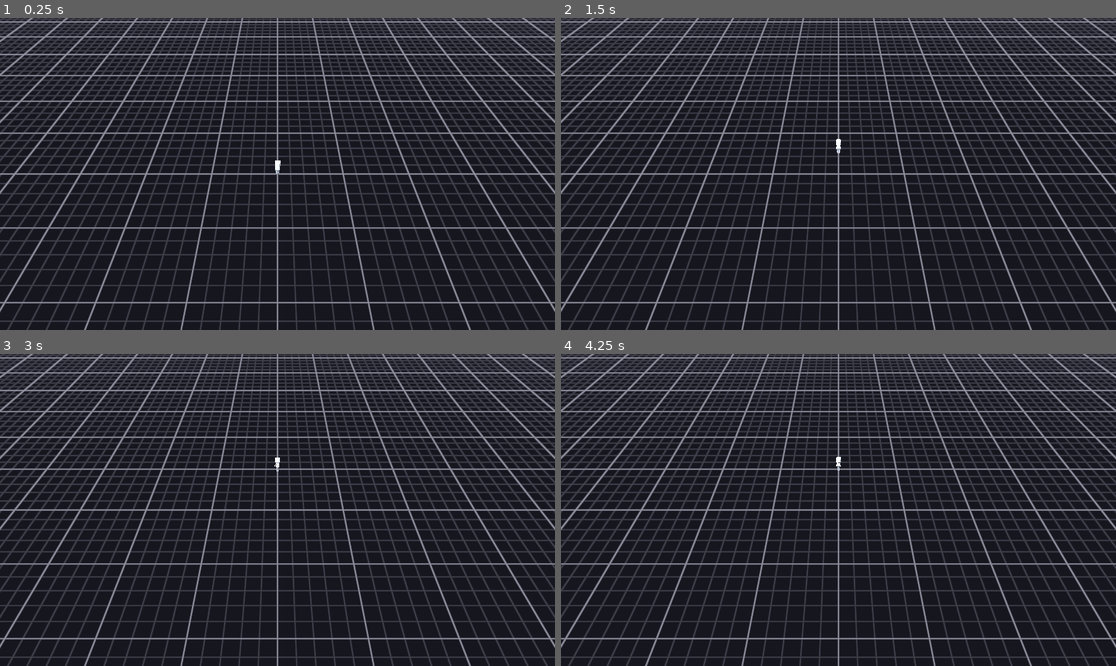
Above: before the commit, frames 1-4 (two rows, left to right).
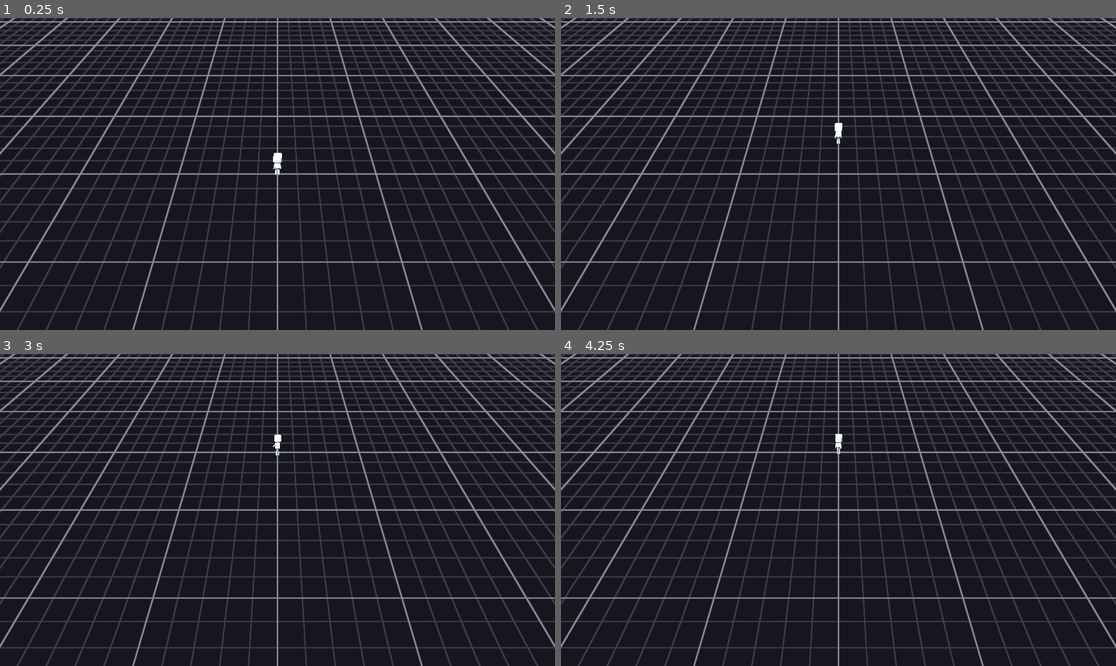
Above: after the commit, the same moments.

Repository: cpalaka/godot-rts-movement-prototype
Game: Godot game, scene res://scenes/main.tscn
Two runs of this game, one before a commit and one after it. Both use one fixed random seed, a clock stepped at 60 frames per second and the inputs below.
Inputs (mouse positions are in pixels of both pictures, inside the frame that each line leads up to):
- Up to frame 1 (0.25 s): no input
- Up to frame 2 (1.5 s): tap Enter at 0.5, 1.35 s; move the mouse to (960, 158) at 0.52 s; hold Space (dash) 0.53-1.28 s; click (960, 158) at 0.67 s; move the mouse to (727, 189) at 1.27 s; click (727, 189) at 1.42 s
- Up to frame 3 (3 s): tap Enter at 2 s; move the mouse to (333, 441) at 2.02 s; tap Keypad Enter at 2.1 s; click (333, 441) at 2.17 s; tap Space (dash) at 2.75, 2.85 s; move the mouse to (249, 572) at 2.77 s; click (249, 572) at 2.92 s
- Up to frame 4 (4.25 s): tap Enter at 3.5, 3.6 s; move the mouse to (1005, 556) at 3.52 s; click (1005, 556) at 3.67 s

The runs differ from the first frame. In frame 1, 27% of the frame differs, in the area x 0-100%, y 0-100%; in frame 2, 27%; in frame 3, 27%; in frame 4, 27%.

Commit message:
chore(main.tscn): tighten Camera_Dota dolly to 12/12 for closer view
Brings the character larger on screen for visual verification.
45° pitch and FOV (50°) unchanged.

Co-Authored-By: Claude Opus 4.7 <noreply@anthropic.com>

Diff:
--- a/scenes/main.tscn
+++ b/scenes/main.tscn
@@ -20,7 +20,7 @@
 environment = ExtResource("1")
 
 [node name="Camera_Dota" type="Camera3D" parent="." unique_id=1771142523]
-transform = Transform3D(1, 0, 0, 0, 0.70710677, 0.70710677, 0, -0.70710677, 0.70710677, 0, 18, 18)
+transform = Transform3D(1, 0, 0, 0, 0.70710677, 0.70710677, 0, -0.70710677, 0.70710677, 0, 12, 12)
 current = true
 fov = 50.0
 
